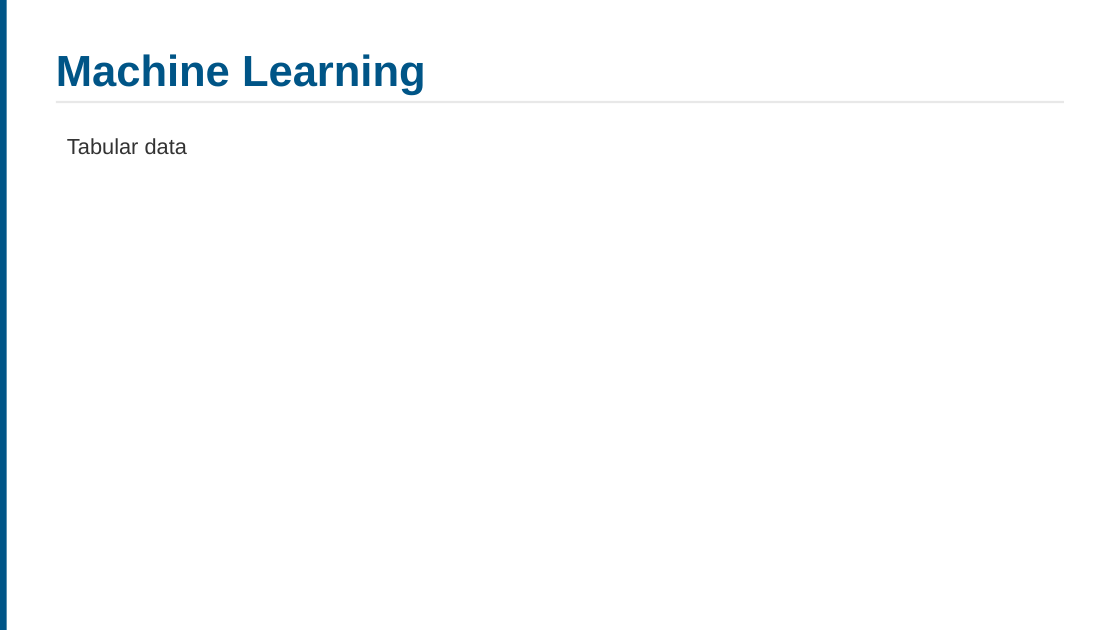
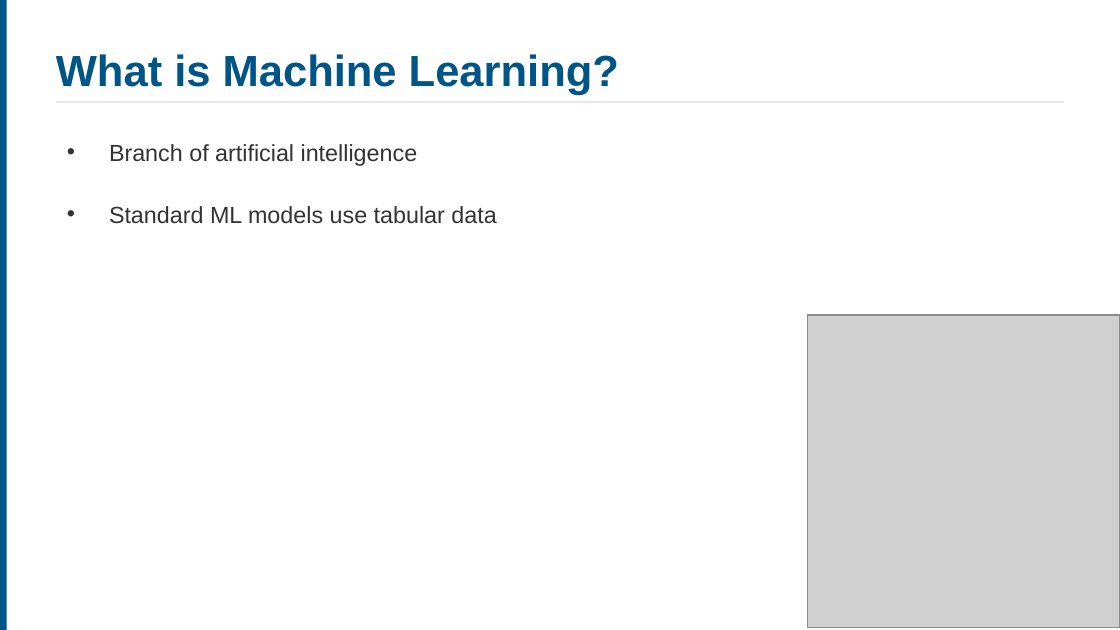
Before and after one commit to ucla-anderson-SSAI/SSAI, a slide deck: slide 17 of Slides/Week1.pptx. Drawn at 1120x630 pixels with LibreOffice and Linux fonts; fonts in the diff are those of the drawing; grey boxes stand for pictures. Boxes give left, top, right and bottom in pixels: in the first picture for what was removed or moved away, otherwise in the second. Text is boxed around its words. In the diff, an @@ line names an element or a change of style, - is before the commit and + after.

```diff
--- a/Slides/Week1.pptx
+++ b/Slides/Week1.pptx
@@ text at (x1=56, y1=54, x2=619, y2=95): text changed @@
-Machine Learning
+What is Machine Learning?
@@ text at (x1=109, y1=144, x2=496, y2=224): text changed; size 14 to 15 pt @@
-Tabular data
+• Branch of artificial intelligence
+• Standard ML models use tabular data
@@ picture added at (x1=808, y1=315, x2=1120, y2=627) @@
```
Also in this commit, not shown: 20 other slides changed, 4 slides added, 4 slides removed, 19 other files.
